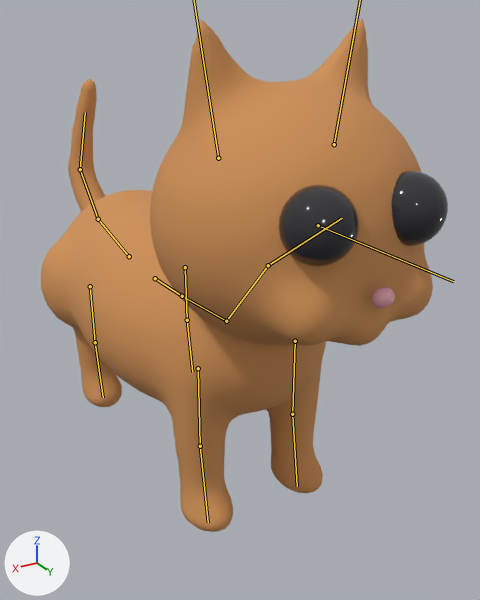
Renders of the glTF model assets/loaf/cat.pack.glb from each side of a commit.
One viewpoint serves both versions: a camera (50 mm lens) standing at (1.64, 3.32, 2.6) and looking at (-0.22, 0.22, 1.04). Arrows for +X, +Y and +Z are at lower left; the lights stay in place. The first picture is the older version. The bones that change, and the others that lie on the model, are drawn over the model as lines.

The first picture shows 'CatBody', 'EyeL', 'EyeR', 'Nose'.
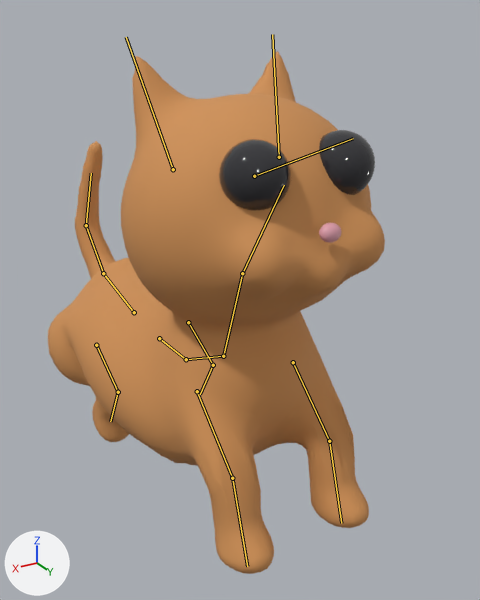
The newer file adds an action. The first version stands in its rest pose; the second is drawn at frame 16 of the action 'Pounce'.

What changed in the scene script:
```text
Change bone_root:
    where bone_root = bpy.data.objects['CatRig'].pose.bones['root']
    bone_root.location: (0.0, 0.0, 0.0) -> (0.0, 0.0, -0.433)
Change bone_spine:
    where bone_spine = bpy.data.objects['CatRig'].pose.bones['spine']  # child of 'root'
    bone_spine.rotation_quaternion: (1.0, 0.0, 0.0, 0.0) -> (0.982, 0.188, 0.0, 0.0)  # degrees (0, 0, 0) -> degrees (22, 0, 0)
Change bone_legfl_up:
    where bone_legfl_up = bpy.data.objects['CatRig'].pose.bones['legFL_up']  # child of 'spine'
    bone_legfl_up.rotation_quaternion: (1.0, 0.0, 0.0, 0.0) -> (-0.972, -0.237, 0.0, 0.0)  # degrees (0, 0, 0) -> degrees (27, 0, 0)
Change bone_legfl_lo:
    where bone_legfl_lo = bpy.data.objects['CatRig'].pose.bones['legFL_lo']  # child of 'legFL_up'
    bone_legfl_lo.rotation_quaternion: (1.0, 0.0, 0.0, 0.0) -> (0.94, -0.34, 0.0, 0.0)  # degrees (0, 0, 0) -> degrees (-40, 0, 0)
Change bone_legfr_up:
    where bone_legfr_up = bpy.data.objects['CatRig'].pose.bones['legFR_up']  # child of 'spine'
    bone_legfr_up.rotation_quaternion: (1.0, 0.0, 0.0, 0.0) -> (-0.972, -0.237, 0.0, 0.0)  # degrees (0, 0, 0) -> degrees (27, 0, 0)
Change bone_legfr_lo:
    where bone_legfr_lo = bpy.data.objects['CatRig'].pose.bones['legFR_lo']  # child of 'legFR_up'
    bone_legfr_lo.rotation_quaternion: (1.0, 0.0, 0.0, 0.0) -> (0.94, -0.34, 0.0, 0.0)  # degrees (0, 0, 0) -> degrees (-40, 0, 0)
Change bone_legbl_up:
    where bone_legbl_up = bpy.data.objects['CatRig'].pose.bones['legBL_up']  # child of 'root'
    bone_legbl_up.rotation_quaternion: (1.0, 0.0, 0.0, 0.0) -> (-0.848, -0.53, 0.0, 0.0)  # degrees (0, 0, 0) -> degrees (64, 0, 0)
Change bone_legbl_lo:
    where bone_legbl_lo = bpy.data.objects['CatRig'].pose.bones['legBL_lo']  # child of 'legBL_up'
    bone_legbl_lo.rotation_quaternion: (1.0, 0.0, 0.0, 0.0) -> (0.615, -0.789, 0.0, 0.0)  # degrees (0, 0, 0) -> degrees (-104, 0, 0)
Change bone_legbr_up:
    where bone_legbr_up = bpy.data.objects['CatRig'].pose.bones['legBR_up']  # child of 'root'
    bone_legbr_up.rotation_quaternion: (1.0, 0.0, 0.0, 0.0) -> (-0.848, -0.53, 0.0, 0.0)  # degrees (0, 0, 0) -> degrees (64, 0, 0)
Change bone_legbr_lo:
    where bone_legbr_lo = bpy.data.objects['CatRig'].pose.bones['legBR_lo']  # child of 'legBR_up'
    bone_legbr_lo.rotation_quaternion: (1.0, 0.0, 0.0, 0.0) -> (0.615, -0.789, 0.0, 0.0)  # degrees (0, 0, 0) -> degrees (-104, 0, 0)
```

Where the change shows, as pixel boxes [x1, y1, x2, y2] in the pictures (480 x 600 px):
'CatBody', posed (14% narrower)
    before: [41, 20, 433, 532]
    after: [48, 51, 385, 574]
'EyeL', posed
    before: [392, 171, 448, 246]
    after: [319, 130, 375, 195]
'Nose', posed
    before: [371, 287, 395, 308]
    after: [319, 223, 342, 243]
bone 'root', root to tip
    before: (155, 278) to (182, 296)
    after: (159, 338) to (186, 359)
bone 'spine', root to tip
    before: (182, 296) to (226, 321)
    after: (186, 359) to (223, 356)
bone 'legFL_up', root to tip
    before: (295, 341) to (292, 414)
    after: (293, 362) to (329, 441)
bone 'legFL_lo', root to tip
    before: (292, 414) to (297, 486)
    after: (329, 441) to (341, 523)
bone 'legFR_up', root to tip
    before: (198, 368) to (200, 446)
    after: (197, 391) to (232, 478)
bone 'legFR_lo', root to tip
    before: (200, 446) to (208, 522)
    after: (232, 478) to (247, 566)
bone 'legBL_up', root to tip
    before: (185, 267) to (187, 320)
    after: (188, 322) to (213, 365)
bone 'legBL_lo', root to tip
    before: (187, 320) to (192, 372)
    after: (213, 365) to (200, 394)
bone 'legBR_up', root to tip
    before: (90, 286) to (95, 342)
    after: (96, 345) to (118, 392)
bone 'legBR_lo', root to tip
    before: (95, 342) to (103, 397)
    after: (118, 392) to (110, 421)
